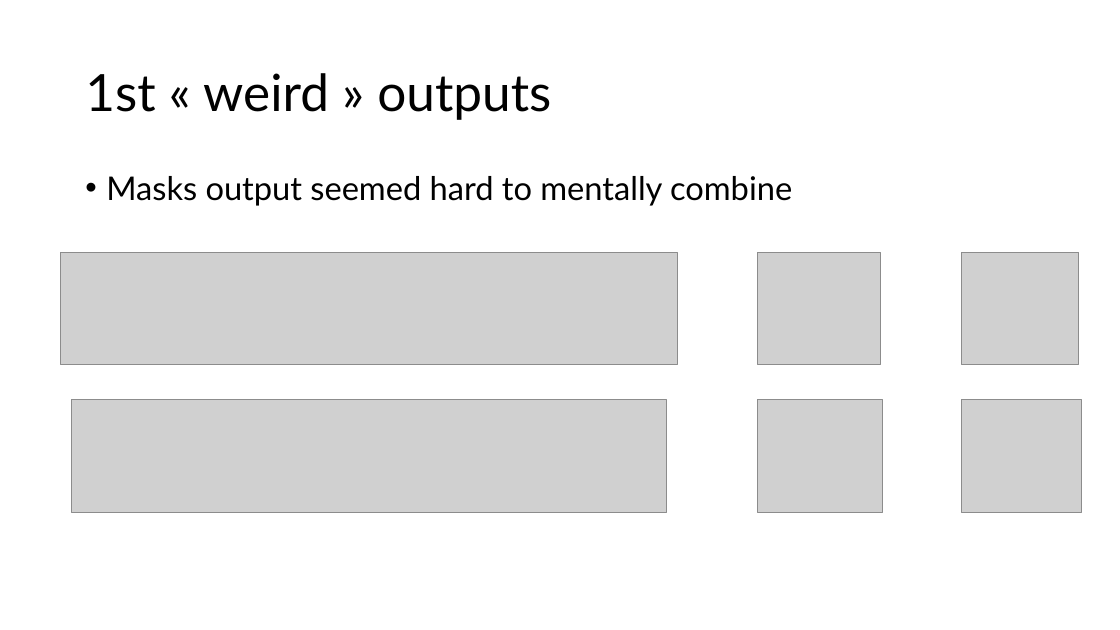
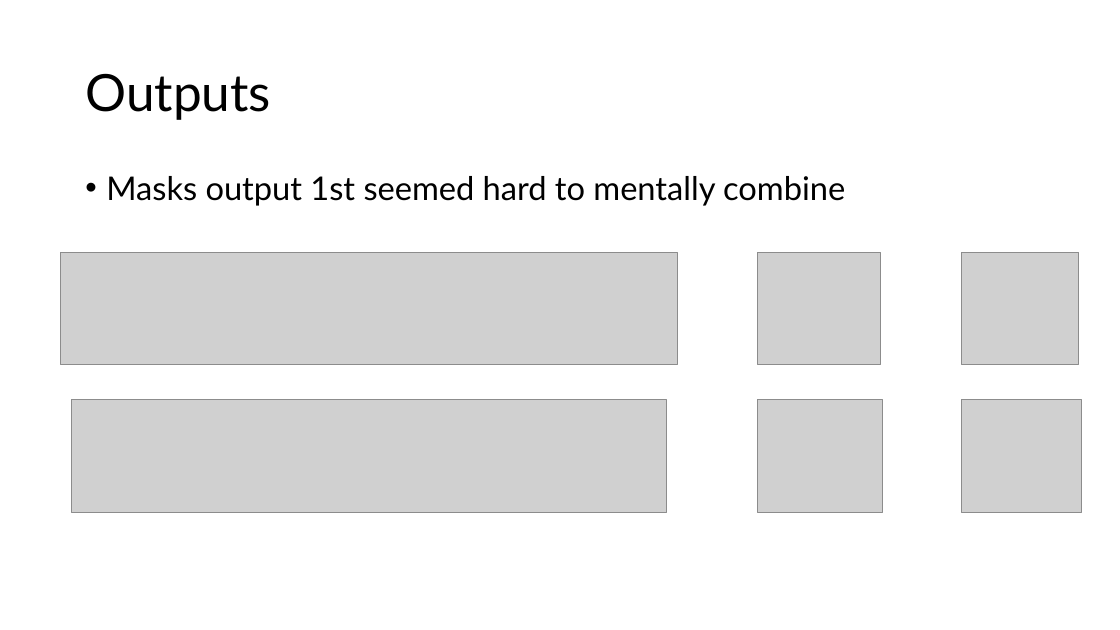
Before and after one commit to cedricq/AutoFocus, a slide deck: slide 5 of doc/Restitution.pptx. Drawn at 1120x630 pixels with LibreOffice and Linux fonts; fonts in the diff are those of the drawing; grey boxes stand for pictures. Boxes give left, top, right and bottom in pixels: in the first picture for what was removed or moved away, otherwise in the second. Text is boxed around its words. In the diff, an @@ line names an element or a change of style, - is before the commit and + after.

```diff
--- a/doc/Restitution.pptx
+++ b/doc/Restitution.pptx
@@ title at (x1=85, y1=73, x2=271, y2=120): text changed @@
-1st « weird » outputs
+Outputs
@@ text at (x1=106, y1=176, x2=845, y2=206): text changed @@
-• Masks output seemed hard to mentally combine
+• Masks output 1st seemed hard to mentally combine
```
Also in this commit, not shown: 2 other slides changed, 5 slides added, 2 slides removed.
